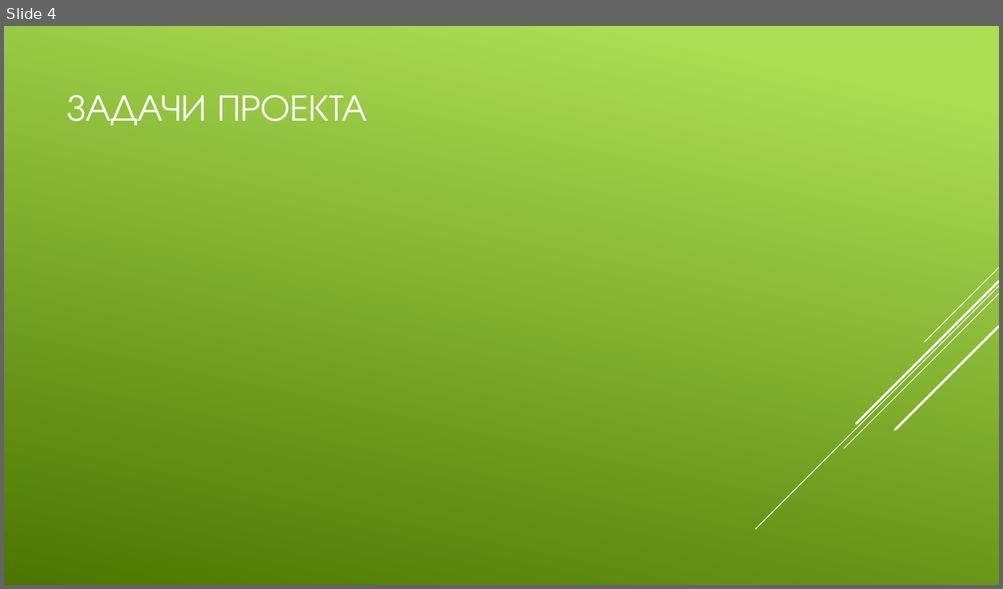
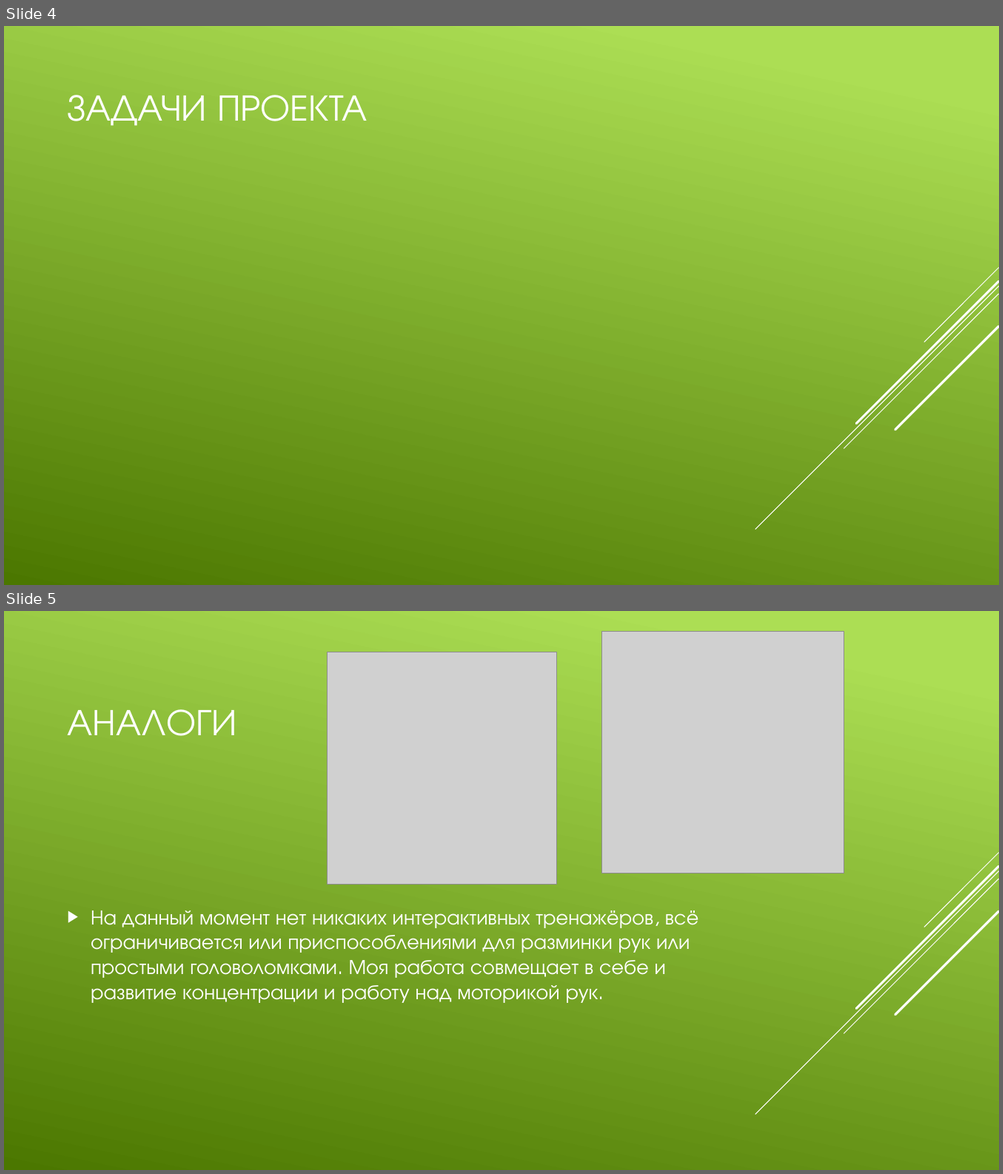
Before and after one commit to IlyaMazaev/vseros_2021_arduino_project, a slide deck: Tictactoe_presentation.pptx. Shown one above the other, each under a label of ours: slide 4 before the commit, slides 4 and 5 after it. The pictures are 1003x589 and 1003x1174 pixels, drawn with LibreOffice and Linux fonts; fonts in the diff are those of the drawing; grey boxes stand for pictures. Boxes give left, top, right and bottom in pixels: in the first picture for what was removed or moved away, otherwise in the second. Text is boxed around its words. In the diff, an @@ line names an element or a change of style, - is before the commit and + after.

```diff
--- a/Tictactoe_presentation.pptx
+++ b/Tictactoe_presentation.pptx
@@ slide 5 added at (4,611,999,1170), background gradient #ACDF55 to #4C7800; not listed: 5 template elements that a slide beside it also shows @@
@@ picture added at (602,632,843,874) @@
@@ picture added at (327,652,556,884) @@
@@ title added at (68,709,237,736), 36 pt, text #FFFFFF @@
+АНАЛОГИ
@@ text added at (91,911,699,1003), 20 pt, text #FFFFFF @@
+▶ На данный момент нет никаких интерактивных тренажёров, всё ограничивается или приспособлениями для разминки рук или простыми головоломками. Моя работа совмещает в себе и развитие концентрации и работу над моторикой рук.
```
Also in this commit, not shown: 1 slide changed, 1 other slide added, 1 other file.
